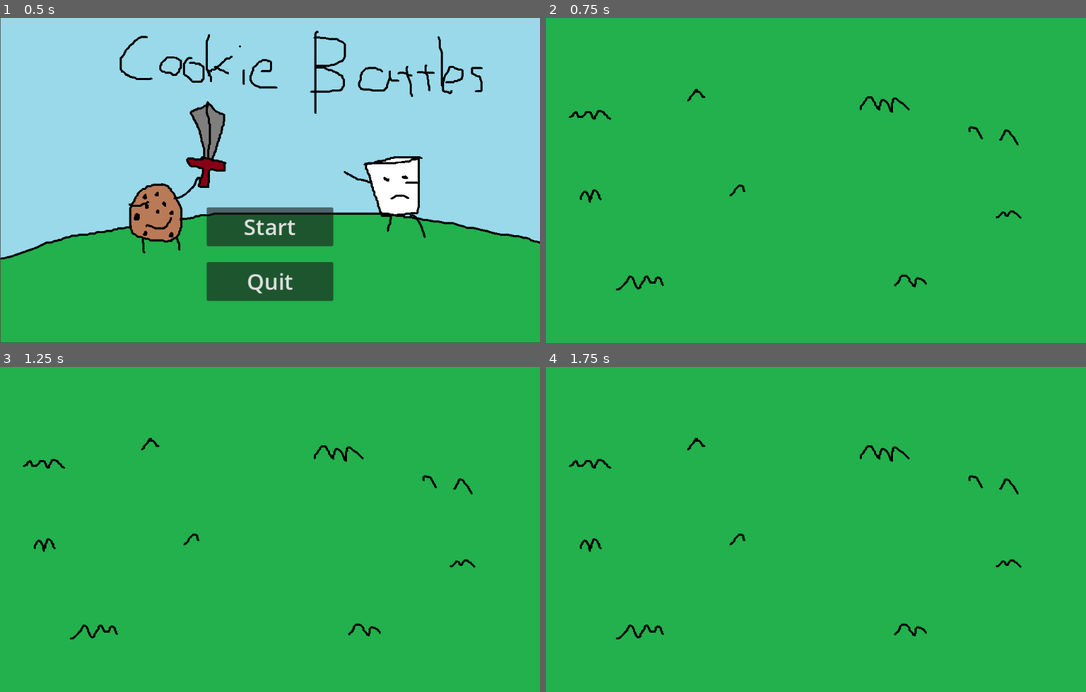
Above: before the commit, frames 1-4 (two rows, left to right).
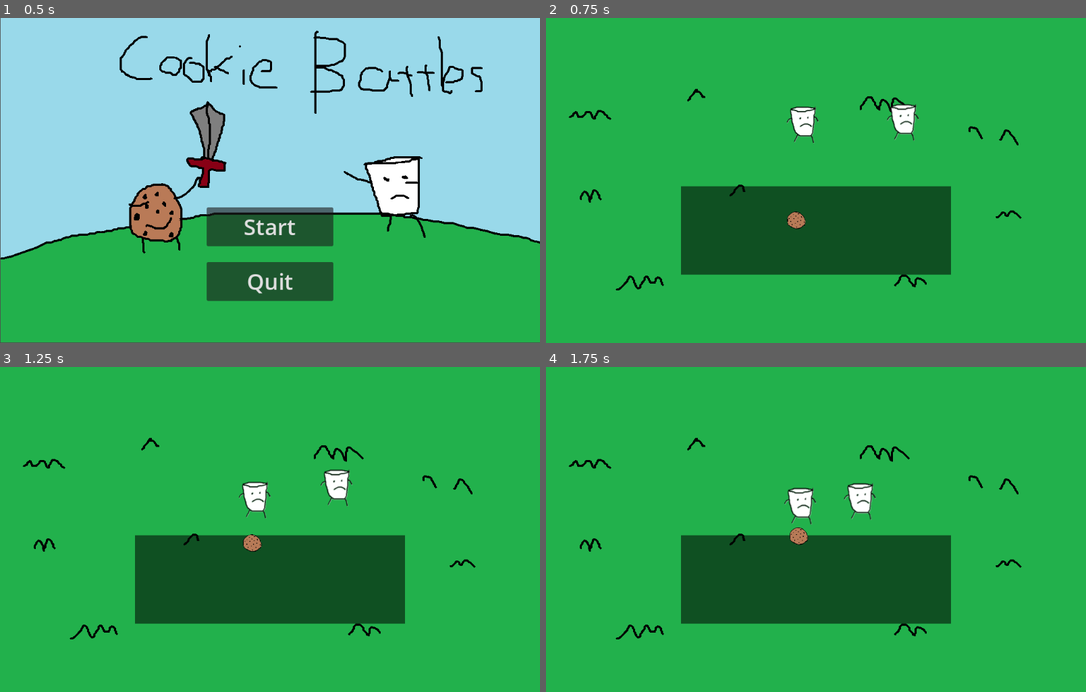
Above: after the commit, the same moments.

Repository: OhijMik/CookieBattles
Game: Godot game, scene res://menu.tscn
The game is run twice, just before and just after one commit, with the same random seed, the same clock (stepped at 60 frames per second) and the same inputs.
Inputs:
- Up to frame 1 (0.5 s): no input
- Up to frame 2 (0.75 s): click "Start" at 0.5 s
- Up to frame 3 (1.25 s): no input
- Up to frame 4 (1.75 s): no input

Frame 1 is identical in both runs. In frame 2, 14% of the frame differs, in the area x 25-75%, y 26-80%; in frame 3, 14%; in frame 4, 15%, in the area x 25-75%, y 35-80%.

Commit message:
Added the milk enemy, player movement, and enemy movement
- Added the milk enemy
- Added player movement and enemy movement
- Added the collision
- Added the range of each characters

Diff:
--- /dev/null
+++ b/CookieBattles/cookie.gd
@@ -0,0 +1,35 @@
+extends CharacterBody2D
+
+var chase
+var enemy_milk
+var speed = 100
+
+
+# Called when the node enters the scene tree for the first time.
+func _ready():
+	chase = false
+
+
+# Called every frame. 'delta' is the elapsed time since the previous frame.
+func _process(delta):
+	pass
+
+
+func _physics_process(_delta):
+	if chase:
+		var direction = (enemy_milk.position - position).normalized()
+		velocity.x = direction.x * speed
+		velocity.y = direction.y * speed
+		move_and_slide()
+
+
+func _on_enemy_detection_body_entered(body):
+	if body.name == "Milk":
+		chase = true
+		print(body)
+		enemy_milk = body
+
+
+func _on_range_body_entered(body):
+	if body == enemy_milk:
+		chase = false
--- a/CookieBattles/cookie.tscn
+++ b/CookieBattles/cookie.tscn
@@ -1,17 +1,39 @@
-[gd_scene load_steps=3 format=3 uid="uid://bpamlei4esvtg"]
+[gd_scene load_steps=6 format=3 uid="uid://bpamlei4esvtg"]
 
+[ext_resource type="Script" path="res://cookie.gd" id="1_bopuu"]
 [ext_resource type="Texture2D" uid="uid://cljyrgkqc4nks" path="res://Images/Cookie.png" id="1_bth8p"]
 
 [sub_resource type="CircleShape2D" id="CircleShape2D_0lrq1"]
 radius = 17.0294
 
+[sub_resource type="CircleShape2D" id="CircleShape2D_hj8cp"]
+radius = 2560.53
+
+[sub_resource type="CircleShape2D" id="CircleShape2D_b8nlu"]
+radius = 27.074
+
 [node name="Cookie" type="CharacterBody2D"]
+script = ExtResource("1_bopuu")
+
+[node name="CollisionShape2D" type="CollisionShape2D" parent="."]
+position = Vector2(2, 0)
+shape = SubResource("CircleShape2D_0lrq1")
 
 [node name="Cookie" type="Sprite2D" parent="."]
 position = Vector2(0, 3.8147e-06)
 scale = Vector2(0.335938, 0.34375)
 texture = ExtResource("1_bth8p")
 
-[node name="CollisionShape2D" type="CollisionShape2D" parent="."]
-position = Vector2(2, 0)
-shape = SubResource("CircleShape2D_0lrq1")
+[node name="EnemyDetection" type="Area2D" parent="."]
+visible = false
+
+[node name="CollisionShape2D" type="CollisionShape2D" parent="EnemyDetection"]
+shape = SubResource("CircleShape2D_hj8cp")
+
+[node name="Range" type="Area2D" parent="."]
+
+[node name="CollisionShape2D" type="CollisionShape2D" parent="Range"]
+shape = SubResource("CircleShape2D_b8nlu")
+
+[connection signal="body_entered" from="EnemyDetection" to="." method="_on_enemy_detection_body_entered"]
+[connection signal="body_entered" from="Range" to="." method="_on_range_body_entered"]
--- a/CookieBattles/game_scene.tscn
+++ b/CookieBattles/game_scene.tscn
@@ -1,9 +1,27 @@
-[gd_scene load_steps=2 format=3 uid="uid://w5hyqkdawviv"]
+[gd_scene load_steps=4 format=3 uid="uid://w5hyqkdawviv"]
 
 [ext_resource type="Texture2D" uid="uid://c1gh8s1jlp1e2" path="res://Images/game background.png" id="1_p2swm"]
+[ext_resource type="PackedScene" uid="uid://bpamlei4esvtg" path="res://cookie.tscn" id="2_b0mi8"]
+[ext_resource type="PackedScene" uid="uid://dklo0topjogj6" path="res://milk.tscn" id="3_od3bl"]
 
 [node name="GameScene" type="Node2D"]
 
 [node name="GameBackground" type="Sprite2D" parent="."]
 texture = ExtResource("1_p2swm")
 centered = false
+
+[node name="ColorRect" type="ColorRect" parent="."]
+offset_left = 256.0
+offset_top = 320.0
+offset_right = 768.0
+offset_bottom = 488.0
+color = Color(0, 0, 0, 0.54902)
+
+[node name="Cookie" parent="." instance=ExtResource("2_b0mi8")]
+position = Vector2(472, 400)
+
+[node name="Milk" parent="." instance=ExtResource("3_od3bl")]
+position = Vector2(488, 184)
+
+[node name="Milk2" parent="." instance=ExtResource("3_od3bl")]
+position = Vector2(688, 184)
--- /dev/null
+++ b/CookieBattles/milk.gd
@@ -0,0 +1,35 @@
+extends CharacterBody2D
+
+var chase
+var cookie
+var speed = 100
+
+
+# Called when the node enters the scene tree for the first time.
+func _ready():
+	chase = false
+
+
+# Called every frame. 'delta' is the elapsed time since the previous frame.
+func _process(delta):
+	pass
+
+
+func _physics_process(_delta):
+	if chase:
+		var direction = (cookie.position - position).normalized()
+		velocity.x = direction.x * speed
+		velocity.y = direction.y * speed
+		move_and_slide()
+
+
+func _on_cookie_detection_body_entered(body):
+	if body.name == "Cookie":
+		chase = true
+		print(body)
+		cookie = body
+
+
+func _on_range_body_entered(body):
+	if body == cookie:
+		chase = false
--- /dev/null
+++ b/CookieBattles/milk.tscn
@@ -0,0 +1,38 @@
+[gd_scene load_steps=6 format=3 uid="uid://dklo0topjogj6"]
+
+[ext_resource type="Script" path="res://milk.gd" id="1_qnakw"]
+[ext_resource type="Texture2D" uid="uid://cchyxl450x8hm" path="res://Images/milk.png" id="1_wt2qr"]
+
+[sub_resource type="CapsuleShape2D" id="CapsuleShape2D_kv251"]
+radius = 28.0
+height = 70.0
+
+[sub_resource type="CircleShape2D" id="CircleShape2D_2k5he"]
+radius = 2560.53
+
+[sub_resource type="CircleShape2D" id="CircleShape2D_061ul"]
+radius = 48.0416
+
+[node name="Milk" type="CharacterBody2D"]
+script = ExtResource("1_qnakw")
+
+[node name="CollisionShape2D" type="CollisionShape2D" parent="."]
+shape = SubResource("CapsuleShape2D_kv251")
+
+[node name="Milk" type="Sprite2D" parent="."]
+position = Vector2(0, -2)
+texture = ExtResource("1_wt2qr")
+
+[node name="CookieDetection" type="Area2D" parent="."]
+visible = false
+
+[node name="CollisionShape2D" type="CollisionShape2D" parent="CookieDetection"]
+shape = SubResource("CircleShape2D_2k5he")
+
+[node name="Range" type="Area2D" parent="."]
+
+[node name="CollisionShape2D" type="CollisionShape2D" parent="Range"]
+shape = SubResource("CircleShape2D_061ul")
+
+[connection signal="body_entered" from="CookieDetection" to="." method="_on_cookie_detection_body_entered"]
+[connection signal="body_entered" from="Range" to="." method="_on_range_body_entered"]
Binary file added: CookieBattles/Images/milk.png
Not shown, added: CookieBattles/Images/milk.png.import
